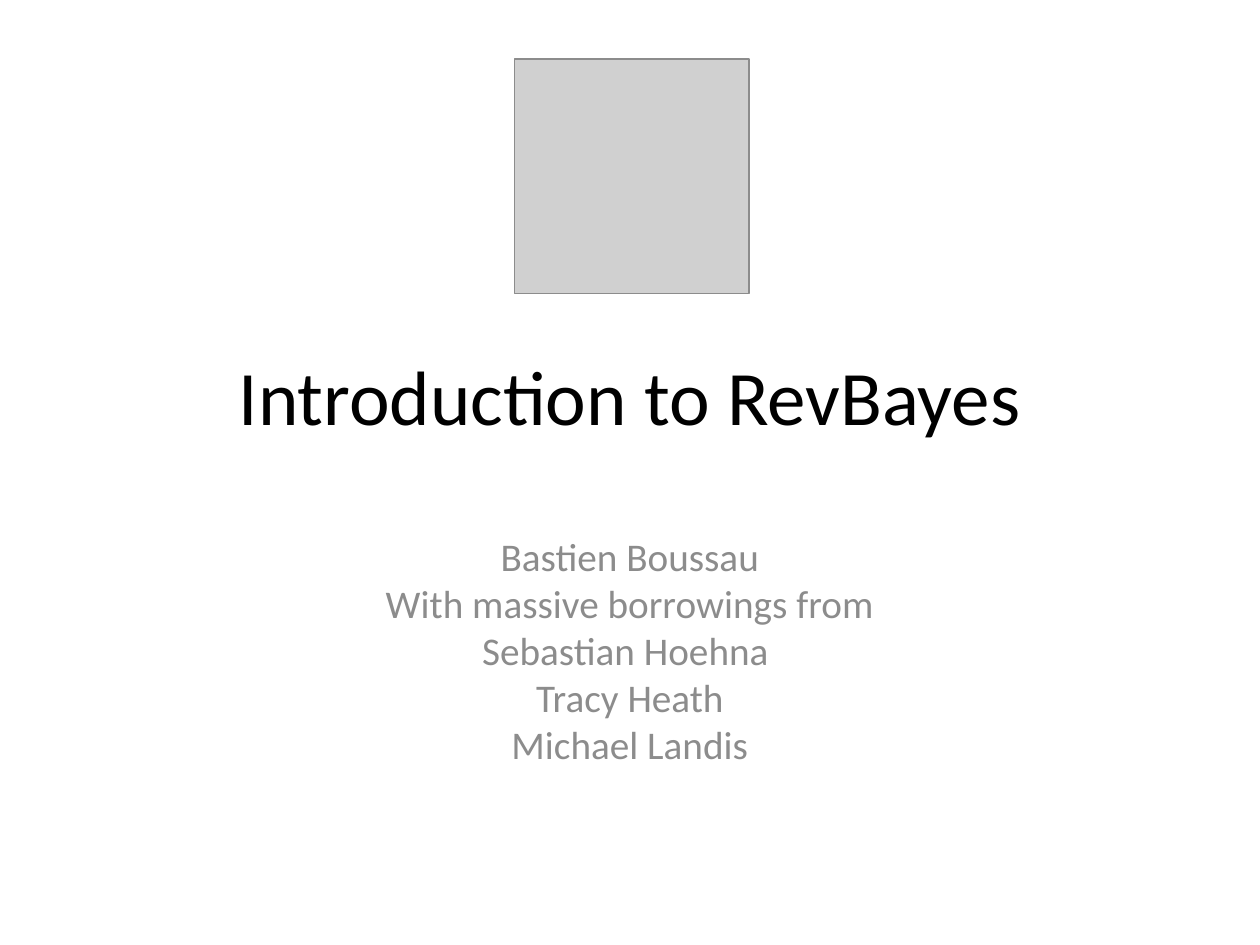
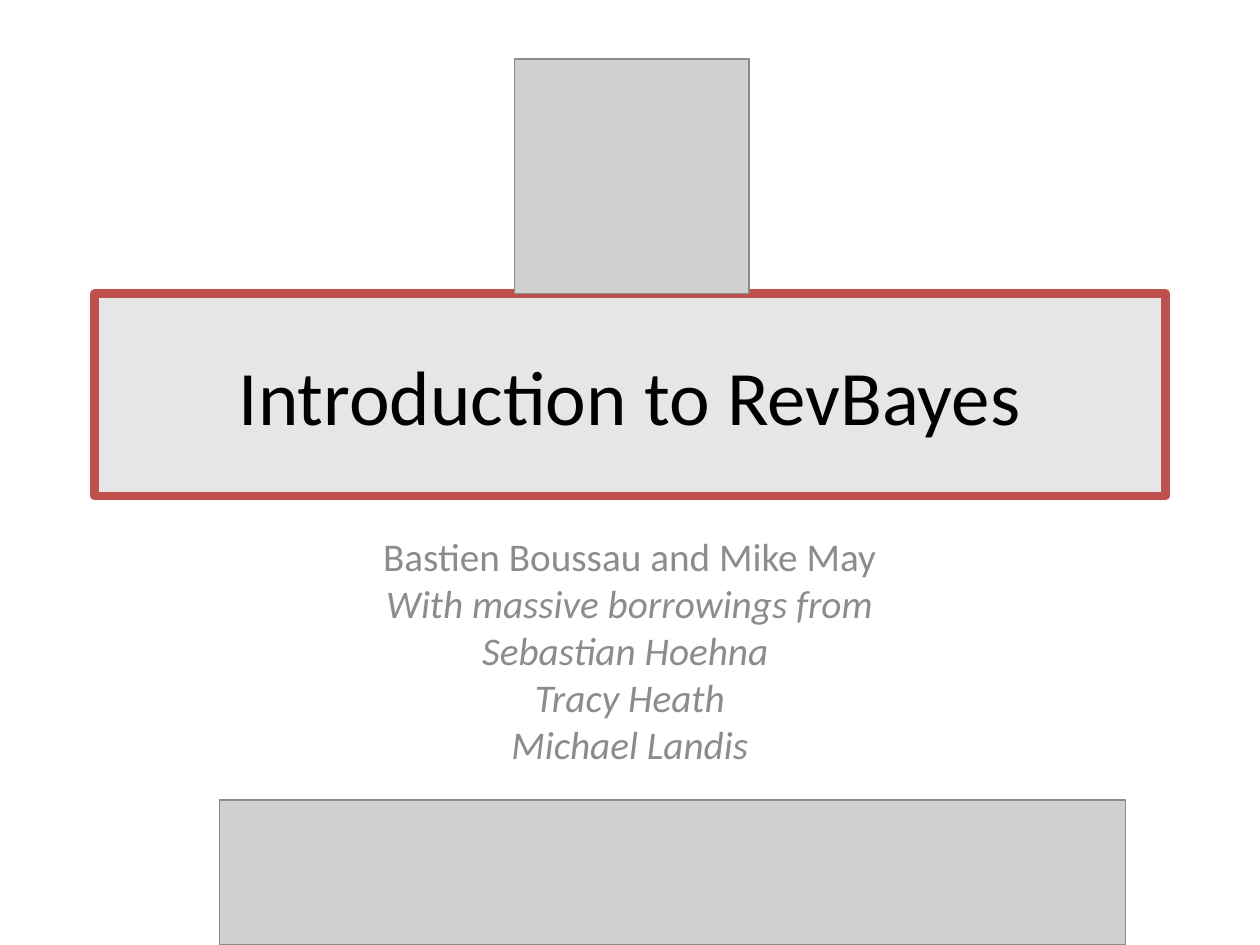
Before and after one commit to Boussau/boussau.github.io, a slide deck: slide 1 of COME_courses/Cambridge_2022/6_Bayesian_inference/RevBayesIntro.pptx. Drawn at 1260x945 pixels with LibreOffice and Linux fonts; fonts in the diff are those of the drawing; grey boxes stand for pictures. Boxes give left, top, right and bottom in pixels: in the first picture for what was removed or moved away, otherwise in the second. Text is boxed around its words. In the diff, an @@ line names an element or a change of style, - is before the commit and + after.

```diff
--- a/COME_courses/Cambridge_2022/6_Bayesian_inference/RevBayesIntro.pptx
+++ b/COME_courses/Cambridge_2022/6_Bayesian_inference/RevBayesIntro.pptx
@@ title "Introduction to RevBayes": place and size @@
-title "Introduction to RevBayes" at <box>239,371,1020,438</box>
+title "Introduction to RevBayes" at <box>94,294,1166,496</box>
@@ title "Introduction to RevBayes" at <box>94,294,1166,496</box>: fill none to #E6E6E6; outline none to #C0504D 5 pt @@
@@ subtitle at <box>383,544,876,577</box>: text changed @@
-Bastien Boussau
+Bastien Boussau and Mike May
@@ subtitle at <box>386,591,872,759</box>: italic on in "With massive borrowings from", "Sebastian Hoehna", "Tracy Heath", "Michael Landis" @@
@@ picture added at <box>219,800,1125,945</box> @@
```
Also in this commit, not shown: 45 other slides changed, 3 slides added, 1 other file.
